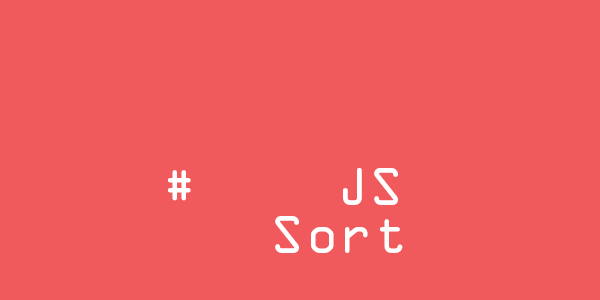
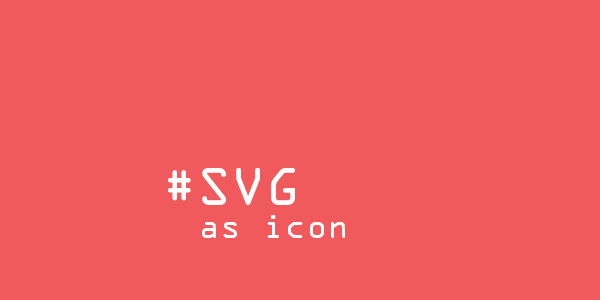
Before/after of a 600 x 300 layered artwork. What changed in the layer stack:
painted on "text" over [202, 168, 403, 253]
